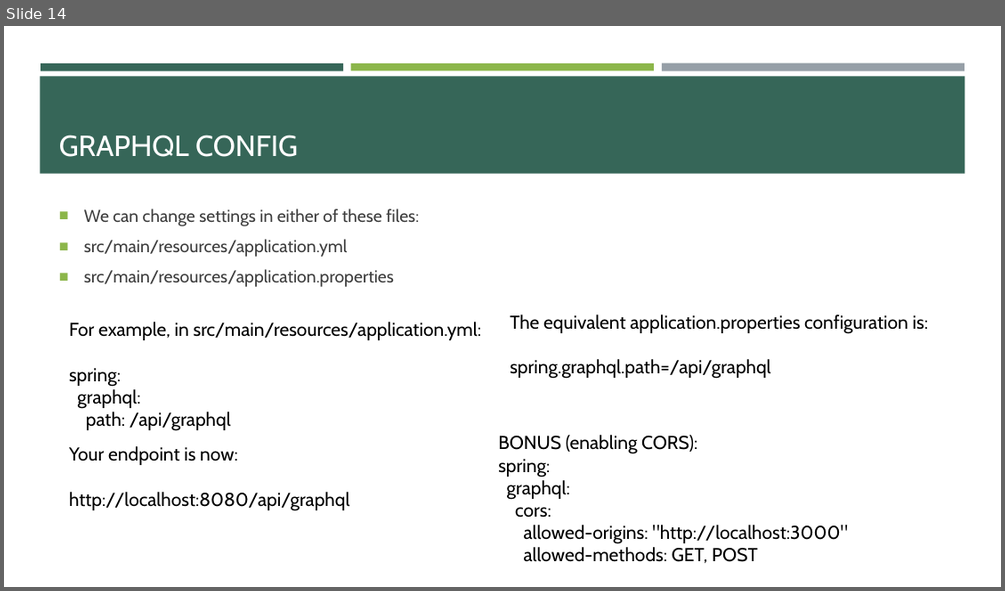
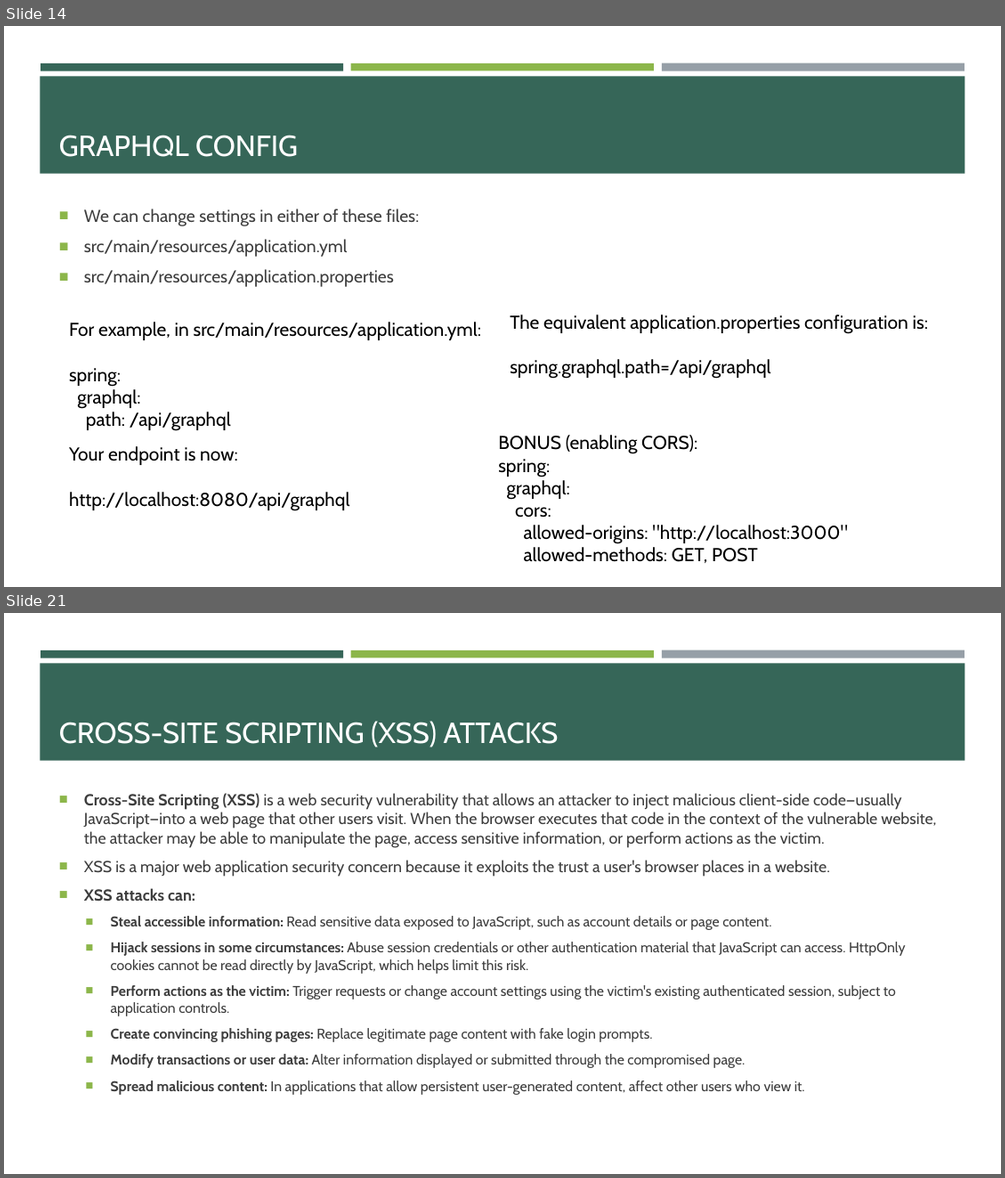
Before and after one commit to e-m-wilson/java-fs, a slide deck: Week_8/Spring_Boot_Modules.pptx. Shown one above the other, each under a label of ours: slide 14 before the commit, slides 14 and 21 after it; the slides between them are not shown. The pictures are 1005x591 and 1005x1178 pixels, drawn with LibreOffice and Linux fonts; fonts in the diff are those of the drawing. Boxes give left, top, right and bottom in pixels: in the first picture for what was removed or moved away, otherwise in the second. Text is boxed around its words. In the diff, an @@ line names an element or a change of style, - is before the commit and + after.

```diff
--- a/Week_8/Spring_Boot_Modules.pptx
+++ b/Week_8/Spring_Boot_Modules.pptx
@@ slide 21 added at [4,613,1001,1174], background #FFFFFF; not listed: 4 template elements that a slide beside it also shows @@
@@ title added at [59,721,558,747], 28 pt, text #FFFFFF @@
+CROSS-SITE SCRIPTING (XSS) ATTACKS
@@ text added at [84,793,936,1094], 13.6 pt, text #3D3D3D @@
+■ Cross-Site Scripting (XSS) is a web security vulnerability that allows an attacker to inject malicious client-side code—usually JavaScript—into a web page that other users visit. When the browser executes that code in the context of the vulnerable website, the attacker may be able to manipulate the page, access sensitive information, or perform actions as the victim.
+■ XSS is a major web application security concern because it exploits the trust a user's browser places in a website.
+■ XSS attacks can:
+  ■ Steal accessible information: Read sensitive data exposed to JavaScript, such as account details or page content.
+  ■ Hijack sessions in some circumstances: Abuse session credentials or other authentication material that JavaScript can access. HttpOnly cookies cannot be read directly by JavaScript, which helps limit this risk.
+  ■ Perform actions as the victim: Trigger requests or change account settings using the victim's existing authenticated session, subject to application controls.
+  ■ Create convincing phishing pages: Replace legitimate page content with fake login prompts.
+  ■ Modify transactions or user data: Alter information displayed or submitted through the compromised page.
+  ■ Spread malicious content: In applications that allow persistent user-generated content, affect other users who view it.
```
Also in this commit, not shown: 1 slide changed, 9 other slides added, 30 other files.
